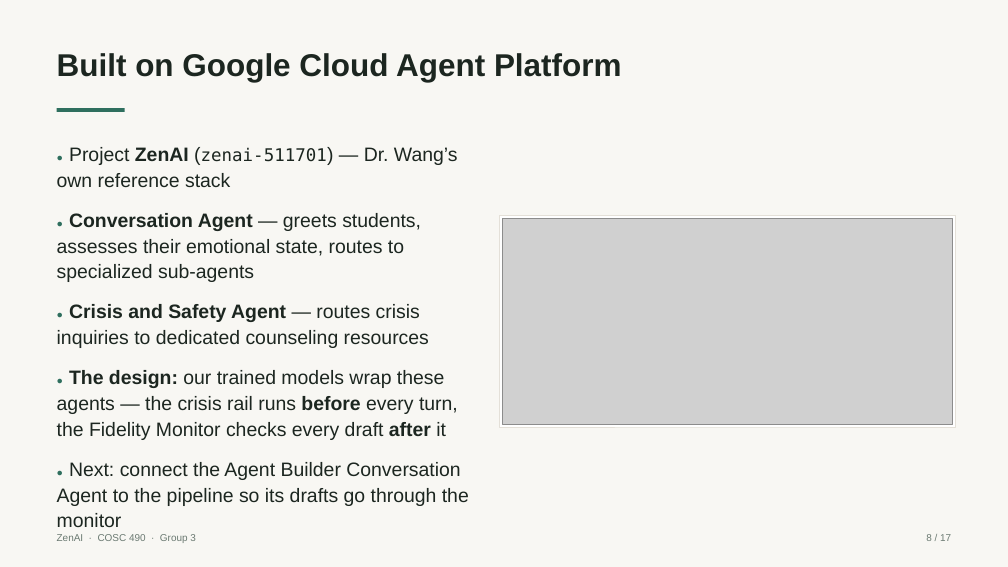
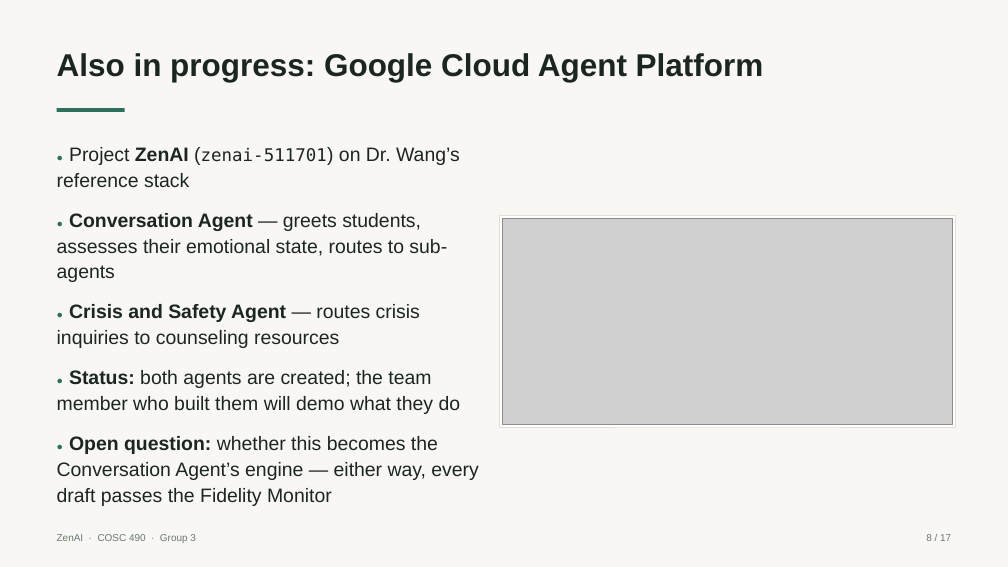
Before and after one commit to Chinonsocheq21/Zenai, a slide deck: slide 8 of presentations/ZenAI-Midterm-Oct15.pptx. Drawn at 1008x567 pixels with LibreOffice and Linux fonts; fonts in the diff are those of the drawing; grey boxes stand for pictures. Boxes give left, top, right and bottom in pixels: in the first picture for what was removed or moved away, otherwise in the second. Text is boxed around its words. In the diff, an @@ line names an element or a change of style, - is before the commit and + after.

Commit message:
Tone down the Agent Builder slide to what is actually known
Nobody outside its builder has seen the two agents run, so the slide no
longer claims our models wrap them. It states that they exist, that their
builder demos them, and that whether they become the Conversation Agent's
engine is still an open question.

```diff
--- a/presentations/ZenAI-Midterm-Oct15.pptx
+++ b/presentations/ZenAI-Midterm-Oct15.pptx
@@ text at <box>57,53,764,82</box>: text changed @@
-Built on Google Cloud Agent Platform
+Also in progress: Google Cloud Agent Platform
@@ text at <box>57,147,478,506</box>: text changed @@
-● Project ZenAI (zenai-511701) — Dr. Wang’s own reference stack
-● Conversation Agent — greets students, assesses their emotional state, routes to specialized sub-agents
-● Crisis and Safety Agent — routes crisis inquiries to dedicated counseling resources
-● The design: our trained models wrap these agents — the crisis rail runs before every turn, the Fidelity Monitor checks every draft after it
-● Next: connect the Agent Builder Conversation Agent to the pipeline so its drafts go through the monitor
+● Project ZenAI (zenai-511701) on Dr. Wang’s reference stack
+● Conversation Agent — greets students, assesses their emotional state, routes to sub-agents
+● Crisis and Safety Agent — routes crisis inquiries to counseling resources
+● Status: both agents are created; the team member who built them will demo what they do
+● Open question: whether this becomes the Conversation Agent’s engine — either way, every draft passes the Fidelity Monitor
```
Also in this commit, not shown: 1 other slide changed, 3 other files.
